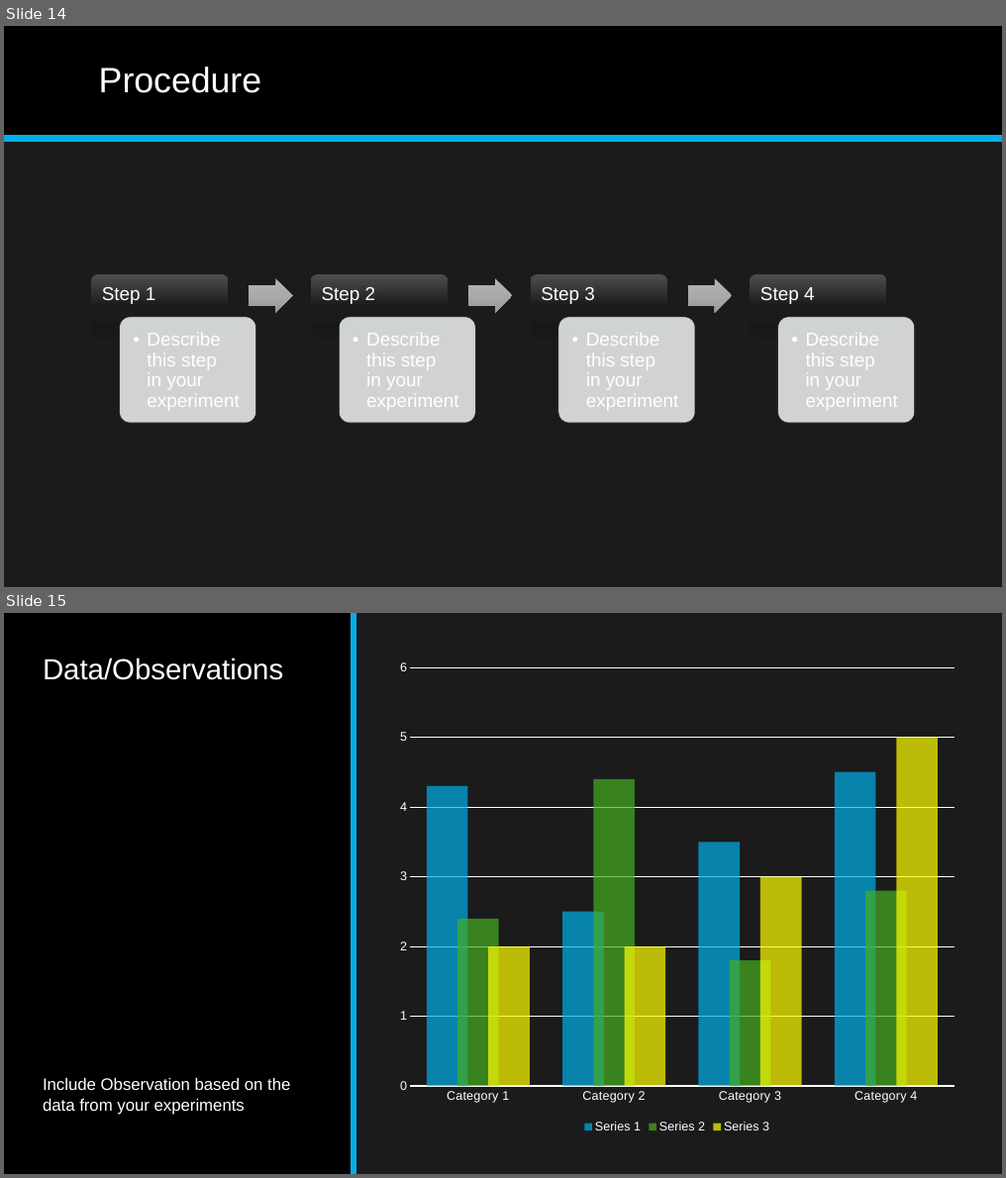
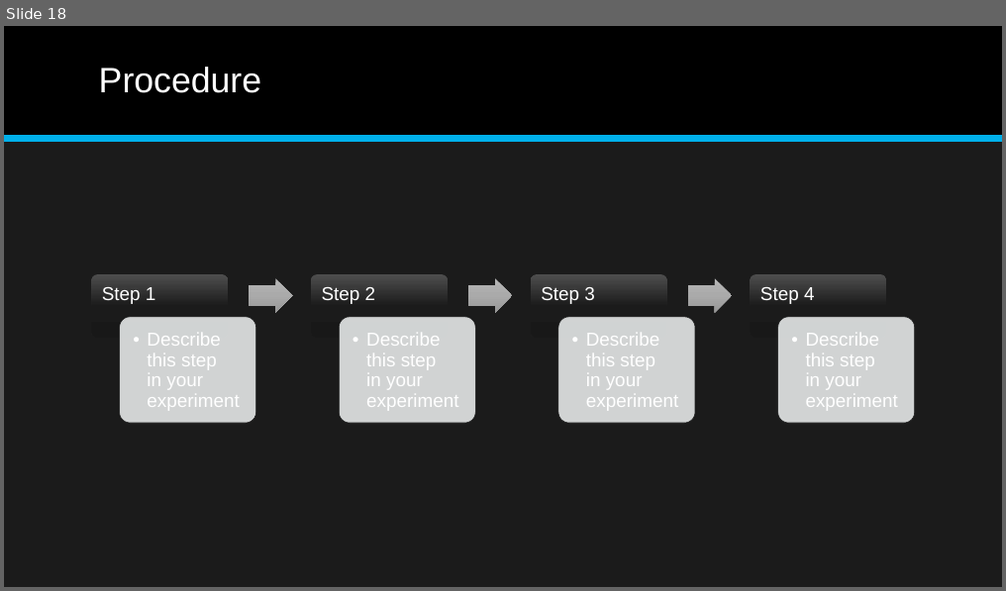
Before and after one commit to coolboyshubham/TheChessProject, a slide deck: The Chess Project.pptx. Shown one above the other, each under a label of ours: slides 14 and 15 before the commit, slide 18 after it. The pictures are 1006x1178 and 1006x591 pixels, drawn with LibreOffice and Linux fonts; fonts in the diff are those of the drawing. Boxes give left, top, right and bottom in pixels: in the first picture for what was removed or moved away, otherwise in the second. Text is boxed around its words. In the diff, an @@ line names an element or a change of style, - is before the commit and + after.

```diff
--- a/The Chess Project.pptx
+++ b/The Chess Project.pptx
@@ slide 15 removed at (4,613,1002,1174), background #1B1B1B @@
@@ rectangle removed at (4,613,353,1174) @@
@@ line removed from (353, 613) to (353, 1174) @@
@@ title removed at (43,658,283,680) @@
-Data/Observations
@@ column chart removed at (389,652,966,1137) @@
-categories: Category 1, Category 2, Category 3, Category 4
-Series 1: 4.3, 2.5, 3.5, 4.5
-Series 2: 2.4, 4.4, 1.8, 2.8
-Series 3: 2, 2, 3, 5
@@ text removed at (43,1078,290,1115) @@
-Include Observation based on the data from your experiments
@@ what was slide 14 is now slide 18 @@
```
Also in this commit, not shown: 5 slides changed, 8 slides added, 3 other slides removed, 10 other files.
